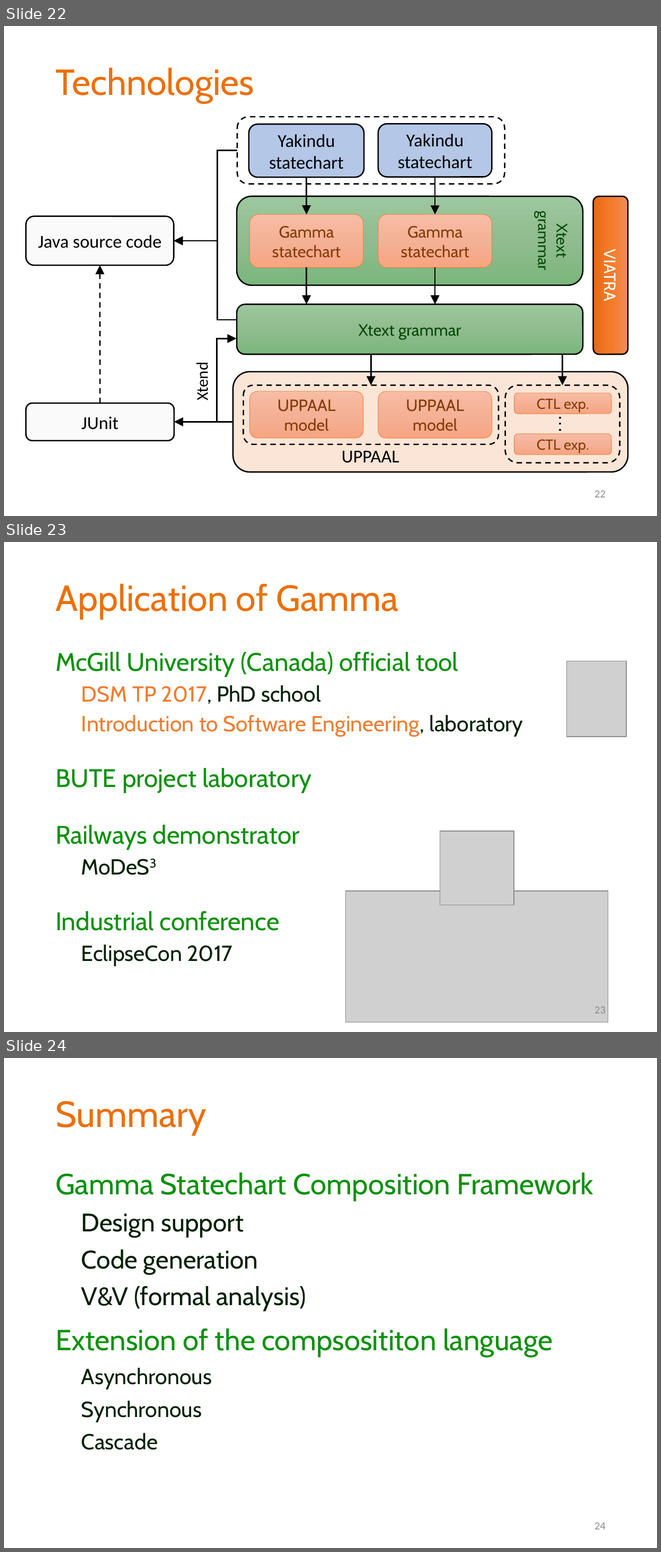
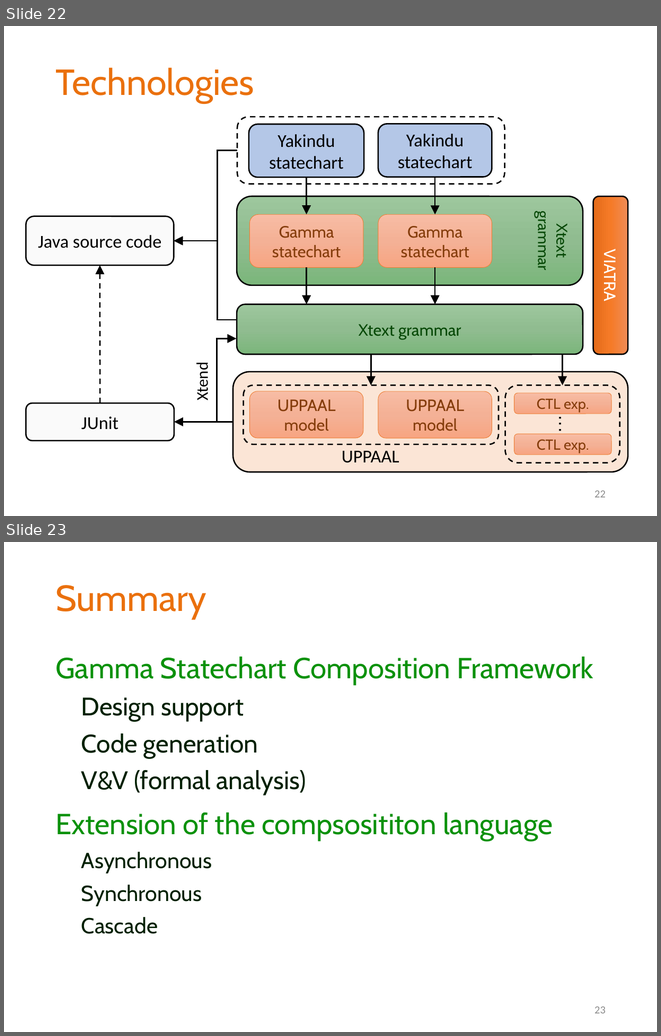
Before and after one commit to grbeni/minisymp2018, a slide deck: presentation/gb_mv_gamma.pptx. Shown one above the other, each under a label of ours: slides 22, 23 and 24 before the commit, slides 22 and 23 after it. The pictures are 661x1552 and 661x1036 pixels, drawn with LibreOffice and Linux fonts; fonts in the diff are those of the drawing; grey boxes stand for pictures; background and template pictures are left out. Boxes give left, top, right and bottom in pixels: in the first picture for what was removed or moved away, otherwise in the second. Text is boxed around its words. In the diff, an @@ line names an element or a change of style, - is before the commit and + after.

```diff
--- a/presentation/gb_mv_gamma.pptx
+++ b/presentation/gb_mv_gamma.pptx
@@ slide 23 removed at (4,542,657,1032), background #FFFFFF @@
@@ title removed at (55,583,399,619) @@
-Application of Gamma
@@ text removed at (55,652,523,965) @@
-McGill University (Canada) official tool
-  DSM TP 2017, PhD school
-  Introduction to Software Engineering, laboratory
-BUTE project laboratory
-Railways demonstrator
-  MoDeS3
-Industrial conference
-  EclipseCon 2017
@@ picture removed at (567,661,626,737) @@
@@ picture removed at (440,831,514,905) @@
@@ picture removed at (345,891,608,1022) @@
@@ page number removed at (594,1006,606,1013) @@
-23
@@ what was slide 24 is now slide 23 @@
@@ page number at (594,1006,606,1013): text changed @@
-24
+23
```
Also in this commit, not shown: 3 slides changed.
